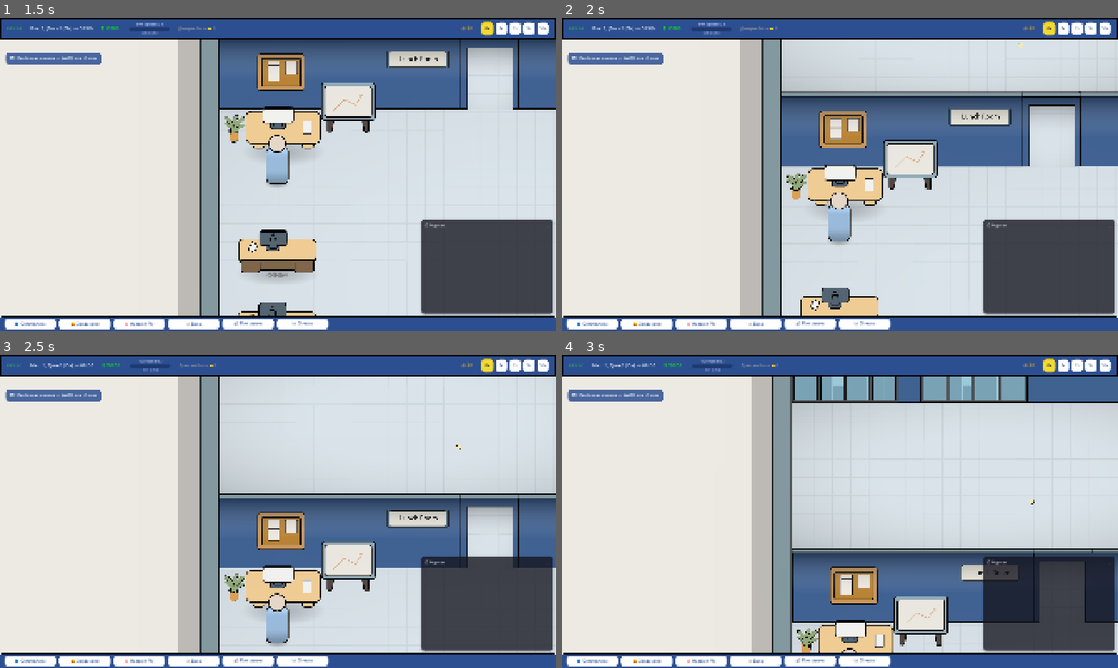
Above: before the commit, frames 1-4 (two rows, left to right).
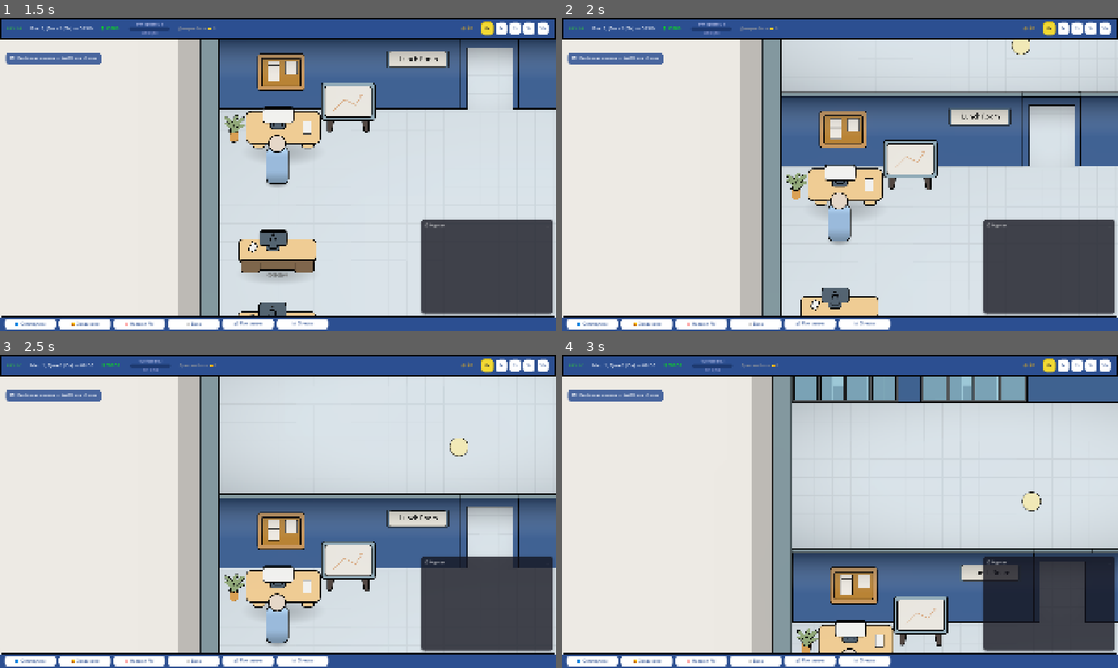
Above: after the commit, the same moments.

Repository: Esca69/project-manager-sim
Game: Godot game, scene res://Scenes/office.tscn
The game is run twice, just before and just after one commit, with the same random seed, the same clock (stepped at 60 frames per second) and the same inputs. This scene is started directly instead of the project's main scene. Sound files missing from this copy of the repository are replaced by a short silence.
Inputs (mouse positions are in pixels of both pictures, inside the frame that each line leads up to):
- Up to frame 1 (1.5 s): click "0х" at 0.5 s; tap Enter at 1.25 s; move the mouse to (250, 237) at 1.27 s; hold Up (ui_up) from 1.28 s (still down); tap E (interact) at 1.35 s; click (250, 237) at 1.42 s
- Up to frame 2 (2 s): keep holding Up (ui_up)
- Up to frame 3 (2.5 s): keep holding Up (ui_up); move the mouse to (444, 558) at 2.02 s; tap Q (motivate) at 2.1 s
- Up to frame 4 (3 s): move the mouse to (673, 464) at 2.77 s; release Up (ui_up) at 2.78 s; hold Left (ui_left) from 2.78 s (still down); tap R (no_toilet) at 2.85 s

Frame 1 is identical in both runs. In frame 2, 0.1% of the frame differs, in the area x 80-85%, y 6-12%; in frame 3, 0.2%; in frame 4, 0.2%, in the area x 82-87%, y 43-50%.

Commit message:
Fix ball size and collision physics
Agent-Logs-Url: https://github.com/Esca69/project-manager-sim/sessions/01d49295-17c5-4ef6-87ce-b6020cf07230

Co-authored-by: Esca69 <259692183+Esca69@users.noreply.github.com>

Diff:
--- a/Scenes/ball.tscn
+++ b/Scenes/ball.tscn
@@ -8,7 +8,7 @@
 bounce = 0.7
 
 [sub_resource type="CircleShape2D" id="CircleShape2D_ball1"]
-radius = 16.0
+radius = 24.0
 
 [node name="Ball" type="RigidBody2D"]
 mass = 0.5
@@ -21,7 +21,7 @@
 script = ExtResource("1_ball1")
 
 [node name="Sprite2D" type="Sprite2D" parent="."]
-scale = Vector2(0.4, 0.4)
+scale = Vector2(1.5, 1.5)
 texture = ExtResource("2_ball1")
 
 [node name="CollisionShape2D" type="CollisionShape2D" parent="."]
--- a/Scripts/ball.gd
+++ b/Scripts/ball.gd
@@ -1,9 +1,31 @@
 extends RigidBody2D
 
 @export var kick_force: float = 400.0
+@export var kick_distance: float = 50.0
+
+var _player: CharacterBody2D = null
 
 func _ready():
 	body_entered.connect(_on_body_entered)
+	_player = get_tree().get_first_node_in_group("player")
+
+func _physics_process(_delta):
+	if _player == null or not is_instance_valid(_player):
+		_player = get_tree().get_first_node_in_group("player")
+	if _player == null:
+		return
+	var to_ball = global_position - _player.global_position
+	var distance = to_ball.length()
+	if distance < kick_distance:
+		var player_velocity = _player.velocity
+		if player_velocity.length() > 10:
+			var direction = to_ball.normalized()
+			var dot = player_velocity.normalized().dot(direction)
+			if dot > 0.3:
+				# Only apply impulse if ball is not already moving away faster than kick would add
+				if linear_velocity.dot(direction) < kick_force * dot * 0.5:
+					var force = direction * kick_force * dot
+					apply_central_impulse(force)
 
 func _on_body_entered(body: Node):
 	if body is CharacterBody2D:
